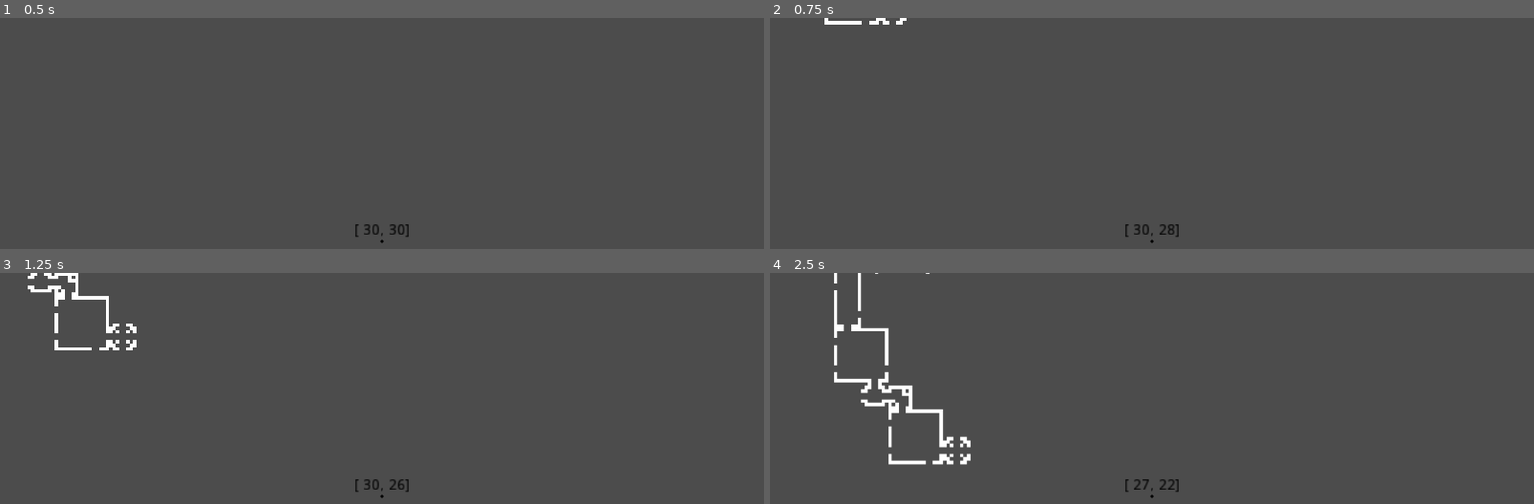
Above: before the commit, frames 1-4 (two rows, left to right).
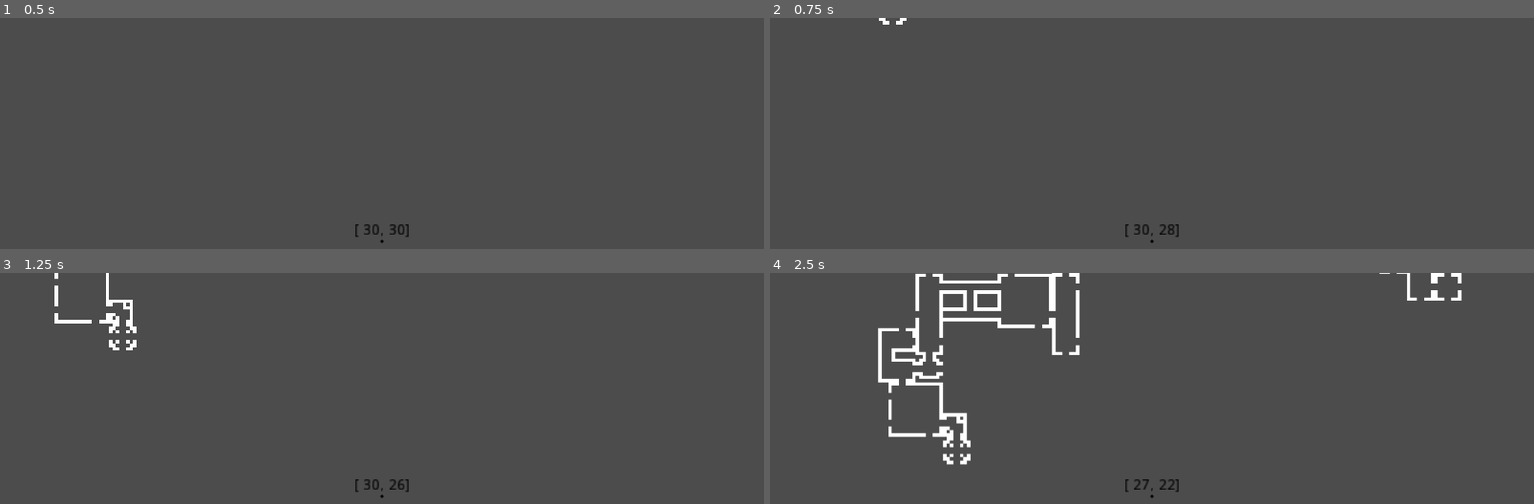
Above: after the commit, the same moments.

Repository: DarknessCatt/lost-soul-generator-study
Game: Godot game, scene res://roomcedural/map_generator/Map_Generator.tscn
The game is run twice, just before and just after one commit, with the same random seed, the same clock (stepped at 60 frames per second) and the same inputs. The project has no main scene, so this scene is started directly.
Inputs:
- Up to frame 1 (0.5 s): no input
- Up to frame 2 (0.75 s): tap Enter at 0.5 s; hold Up (ui_up) from 0.53 s (still down)
- Up to frame 3 (1.25 s): keep holding Up (ui_up)
- Up to frame 4 (2.5 s): release Up (ui_up) at 2.03 s; hold Left (ui_left) from 2.03 s (still down)

Frame 1 is identical in both runs. In frame 2, 0.1% of the frame differs, in the area x 7-15%, y 0-3%; in frame 3, 0.8%; in frame 4, 4.3%, in the area x 8-91%, y 0-84%.

Commit message:
Separate Generation Function

Diff:
--- a/Player/Player.gd
+++ b/Player/Player.gd
@@ -1,5 +1,4 @@
 extends KinematicBody2D
-
 
 func _physics_process(delta):
 	var dir := Vector2.ZERO
--- a/roomcedural/map_generator/Map_Generator.gd
+++ b/roomcedural/map_generator/Map_Generator.gd
@@ -19,32 +19,21 @@
 			map_data[x].append(null)
 
 	var room_pos = START_POS
+	var from_direction : int
+	var exit_data : Array
 
+	#Create Start Room
 	$Room_Manager.prepare_room_list(room_types.START)
-	place_room(room_pos, $Room_Manager.get_room(), $Tile_Map)
 
-	var from_direction : int
+	var start_room = $Room_Manager.get_room()
+	place_room(start_room, room_pos, $Tile_Map)
+	exit_data = choose_exit(start_room, room_pos)
 
-	match(int(rand_range(0,4))):
+	from_direction = exit_data[0]
+	room_pos = exit_data[1]
 
-		exit_dir.UP:
-			from_direction = exit_dir.DOWN
-			room_pos += Vector2.UP
-
-		exit_dir.DOWN:
-			from_direction = exit_dir.UP
-			room_pos += Vector2.DOWN
-
-		exit_dir.LEFT:
-			from_direction = exit_dir.RIGHT
-			room_pos += Vector2.LEFT
-
-		exit_dir.RIGHT:
-			from_direction = exit_dir.LEFT
-			room_pos += Vector2.RIGHT
-
+	#Create Normal Rooms
 	var created_rooms : int = 0
-
 	$Room_Manager.prepare_room_list(room_types.NORMAL, from_direction)
 
 	while created_rooms < 30:
@@ -82,30 +71,16 @@
 
 		created_rooms += 1
 		#print("\tmarking rooms in map_data")
-		self.place_room(room_placement_pos, new_room, $Tile_Map)
+		self.place_room(new_room, room_placement_pos, $Tile_Map)
+		exit_data = self.choose_exit(new_room, room_placement_pos)
 
-		for exit in new_room.exits:
-			#print("\tgetting exit from "+str(room_placement_pos+exit[0])+" in direction "+str(exit[1]))
-			if dir_is_valid(room_placement_pos+exit[0], exit[1]):
-				match(exit[1]):
+		if exit_data.empty():
+			print("No Available Exits!")
+			break
 
-					exit_dir.UP:
-						from_direction = exit_dir.DOWN
-						room_pos = room_placement_pos + exit[0] + Vector2.UP
-
-					exit_dir.DOWN:
-						from_direction = exit_dir.UP
-						room_pos = room_placement_pos + exit[0] + Vector2.DOWN
-
-					exit_dir.LEFT:
-						from_direction = exit_dir.RIGHT
-						room_pos = room_placement_pos + exit[0] + Vector2.LEFT
-
-					exit_dir.RIGHT:
-						from_direction = exit_dir.LEFT
-						room_pos = room_placement_pos + exit[0] + Vector2.RIGHT
-
-				break
+		else:
+			from_direction = exit_data[0]
+			room_pos = exit_data[1]
 
 		$Room_Manager.prepare_room_list(room_types.NORMAL, from_direction)
 
@@ -130,7 +105,7 @@
 
 	return true
 
-func place_room(room_placement_pos : Vector2, new_room : Dictionary, tilemap : TileMap) -> void:
+func place_room(new_room : Dictionary, room_placement_pos : Vector2, tilemap : TileMap) -> void:
 	for pos in new_room.positions:
 		var map_pos : Vector2 = room_placement_pos + pos
 		map_data[map_pos.x][map_pos.y] = new_room
@@ -139,3 +114,31 @@
 	for tile in new_room.tiles:
 		var tile_pos : Vector2 = tile[0] + room_placement_pos*ROOM_SIZE
 		tilemap.set_cell(tile_pos.x, tile_pos.y, tile[1])
+
+func choose_exit(new_room : Dictionary, room_placement_pos := Vector2.ZERO) -> Array:
+	var exit_data : Array = []
+
+	for exit in new_room.exits:
+		#print("\tgetting exit from "+str(room_placement_pos+exit[0])+" in direction "+str(exit[1]))
+		if dir_is_valid(room_placement_pos+exit[0], exit[1]):
+			match(exit[1]):
+
+				exit_dir.UP:
+					exit_data.append(exit_dir.DOWN)
+					exit_data.append(room_placement_pos + exit[0] + Vector2.UP)
+
+				exit_dir.DOWN:
+					exit_data.append(exit_dir.UP)
+					exit_data.append(room_placement_pos + exit[0] + Vector2.DOWN)
+
+				exit_dir.LEFT:
+					exit_data.append(exit_dir.RIGHT)
+					exit_data.append(room_placement_pos + exit[0] + Vector2.LEFT)
+
+				exit_dir.RIGHT:
+					exit_data.append(exit_dir.LEFT)
+					exit_data.append(room_placement_pos + exit[0] + Vector2.RIGHT)
+
+			break
+
+	return exit_data
